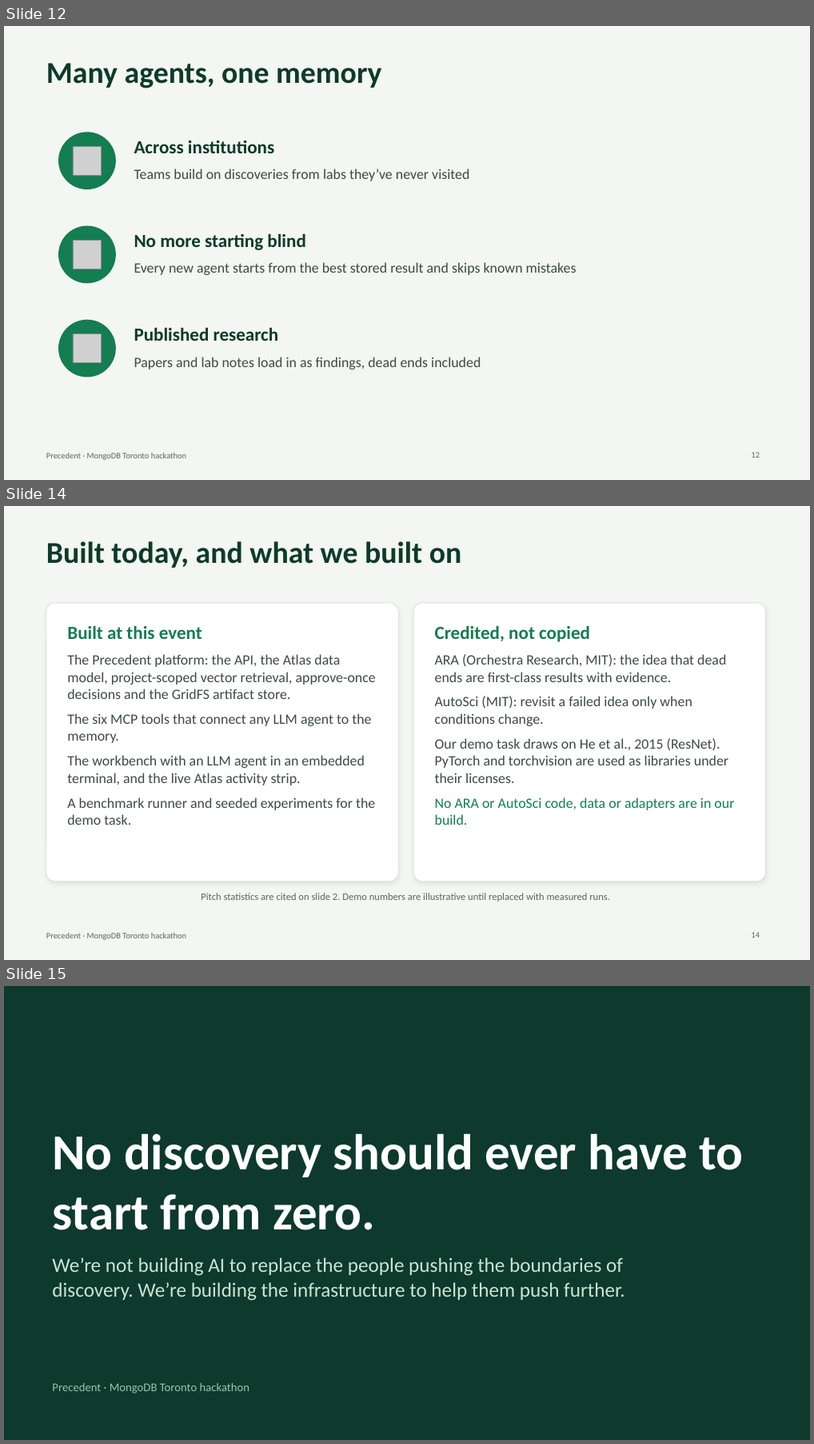
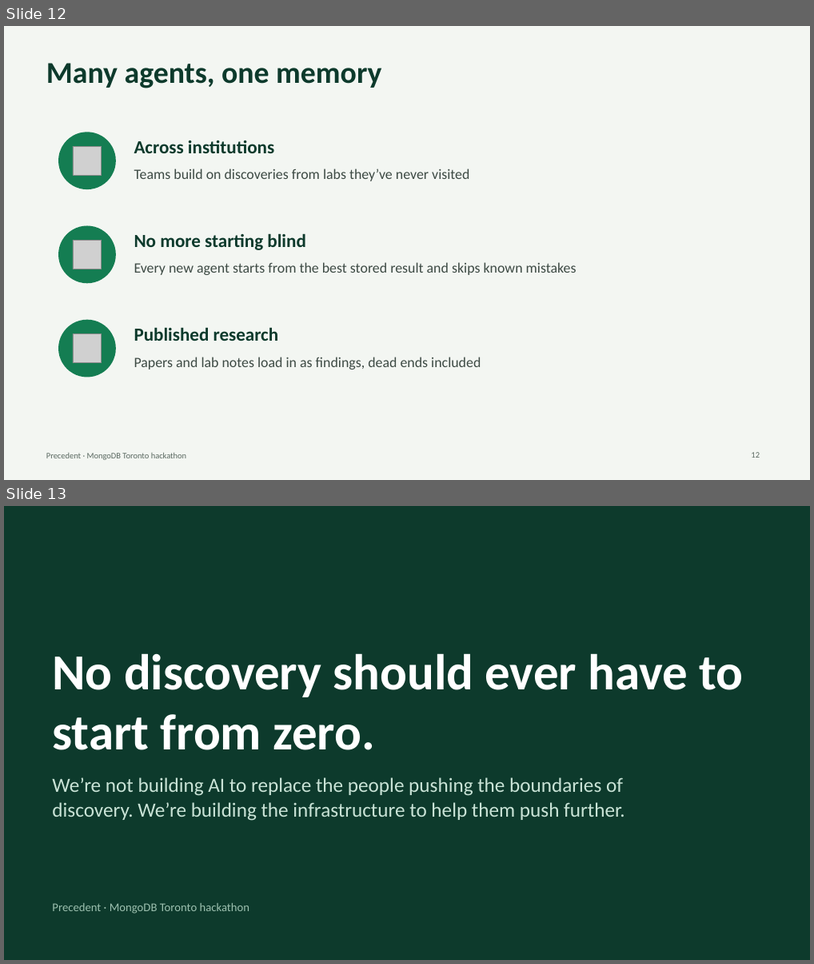
Before and after one commit to SalmaRoshdy-YG/Hackathon-project, a slide deck: docs/deck/precedent-deck.pptx. Shown one above the other, each under a label of ours: slides 12, 14 and 15 before the commit, slides 12 and 13 after it; the slides between them are not shown. The pictures are 814x1444 and 814x964 pixels, drawn with LibreOffice and Linux fonts; fonts in the diff are those of the drawing; grey boxes stand for pictures. Boxes give left, top, right and bottom in pixels: in the first picture for what was removed or moved away, otherwise in the second. Text is boxed around its words. In the diff, an @@ line names an element or a change of style, - is before the commit and + after.

```diff
--- a/docs/deck/precedent-deck.pptx
+++ b/docs/deck/precedent-deck.pptx
@@ slide 14 removed at <box>4,506,810,960</box>, background #F3F6F2; not listed: 1 template element that a slide beside it also shows @@
@@ title removed at <box>46,541,462,568</box> @@
-Built today, and what we built on
@@ rounded rectangle removed at <box>46,603,399,881</box> @@
@@ text removed at <box>67,625,376,824</box> @@
-Built at this event
-The Precedent platform: the API, the Atlas data model, project-scoped vector retrieval, approve-once decisions and the GridFS artifact store.
-The six MCP tools that connect any LLM agent to the memory.
-The workbench with an LLM agent in an embedded terminal, and the live Atlas activity strip.
-A benchmark runner and seeded experiments for the demo task.
@@ rounded rectangle removed at <box>414,603,767,881</box> @@
@@ text removed at <box>435,625,734,824</box> @@
-Credited, not copied
-ARA (Orchestra Research, MIT): the idea that dead ends are first-class results with evidence.
-AutoSci (MIT): revisit a failed idea only when conditions change.
-Our demo task draws on He et al., 2015 (ResNet). PyTorch and torchvision are used as libraries under their licenses.
-No ARA or AutoSci code, data or adapters are in our build.
@@ text removed at <box>201,892,610,901</box> @@
-Pitch statistics are cited on slide 2. Demo numbers are illustrative until replaced with measured runs.
@@ page number removed at <box>751,932,760,937</box> @@
-14
@@ what was slide 15 is now slide 13 @@
```
Also in this commit, not shown: 1 other slide removed.
